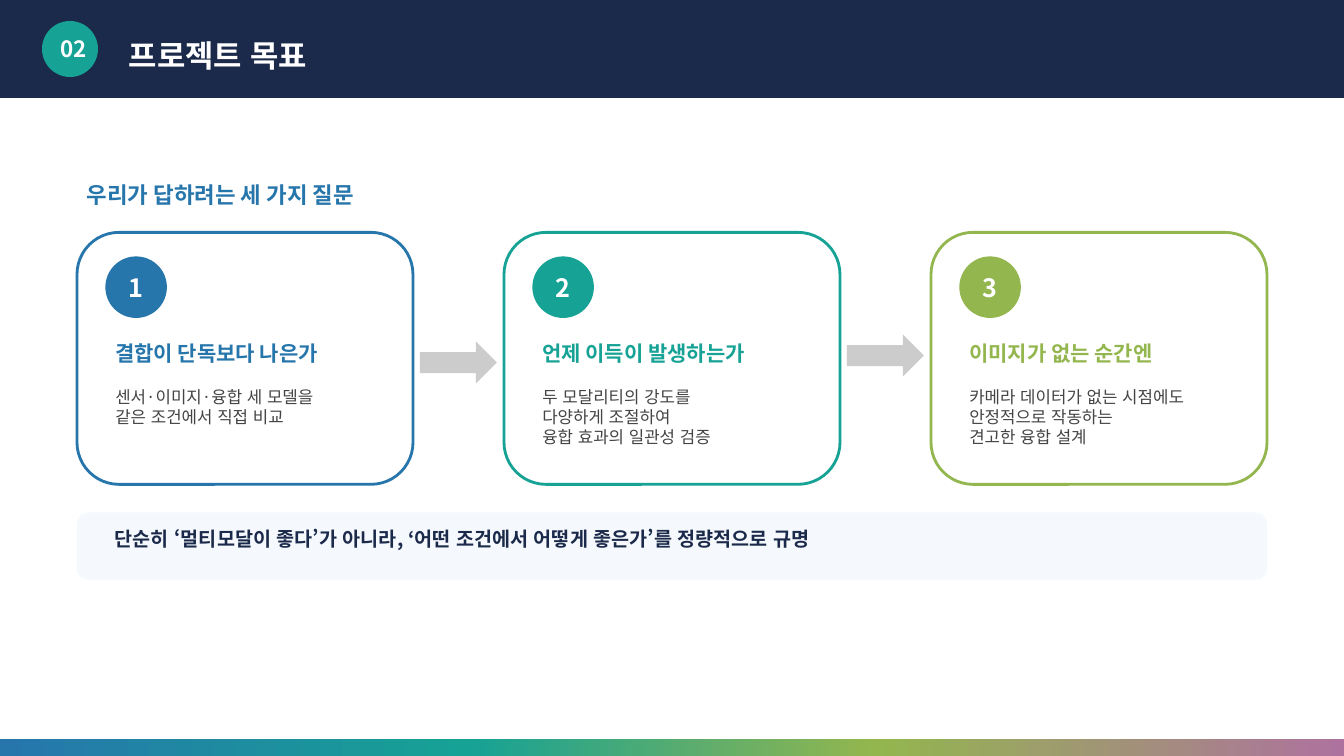
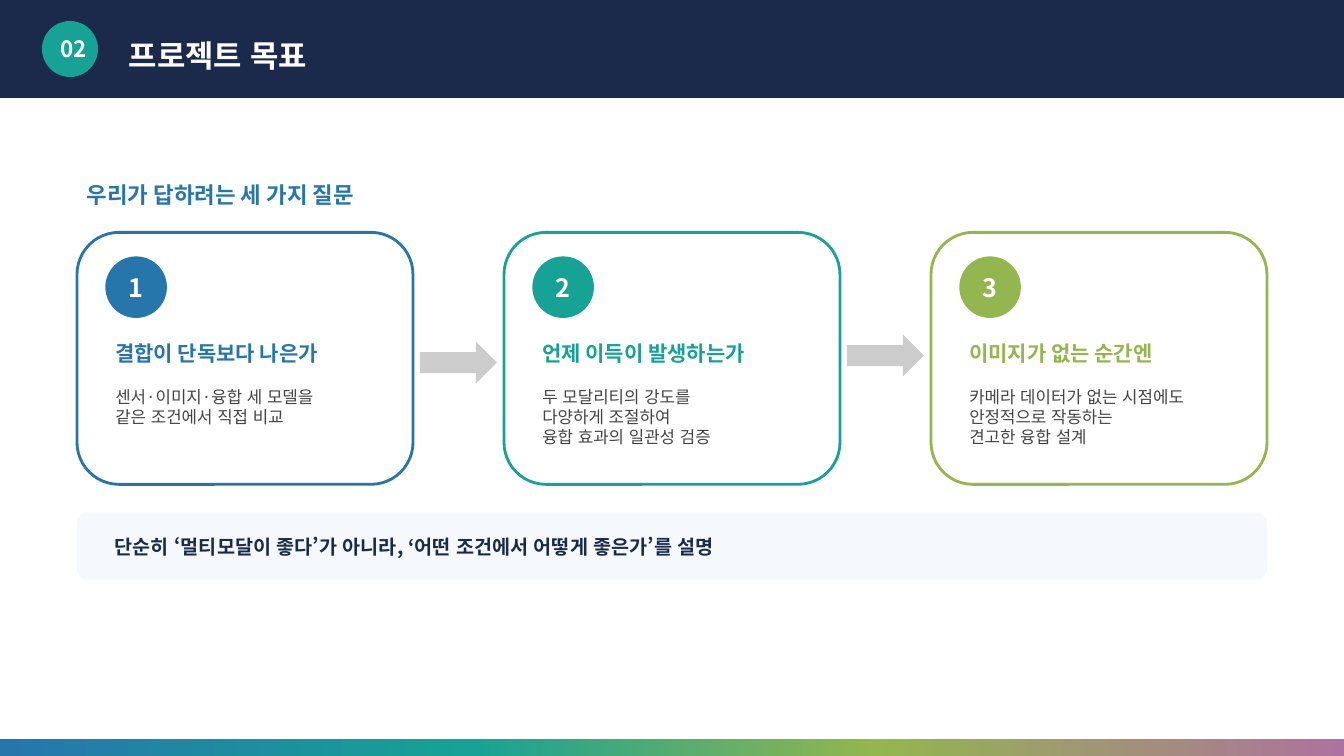
Before and after one commit to HaHyunsung/FF_Multimodal, a slide deck: slide 3 of 딥러닝응용_3조_최종발표.pptx. Drawn at 1344x756 pixels with LibreOffice and Linux fonts; fonts in the diff are those of the drawing. Boxes give left, top, right and bottom in pixels: in the first picture for what was removed or moved away, otherwise in the second. Text is boxed around its words. In the diff, an @@ line names an element or a change of style, - is before the commit and + after.

```diff
--- a/딥러닝응용_3조_최종발표.pptx
+++ b/딥러닝응용_3조_최종발표.pptx
@@ text "단순히 ‘멀티모달이 좋다’가 아니라, ‘어떤 ..." at (115,536,714,558): vertical alignment top to middle @@
@@ text at (115,536,714,558): text changed @@
-단순히 ‘멀티모달이 좋다’가 아니라, ‘어떤 조건에서 어떻게 좋은가’를 정량적으로 규명
+단순히 ‘멀티모달이 좋다’가 아니라, ‘어떤 조건에서 어떻게 좋은가’를 설명
```
Also in this commit, not shown: 7 other slides changed.
